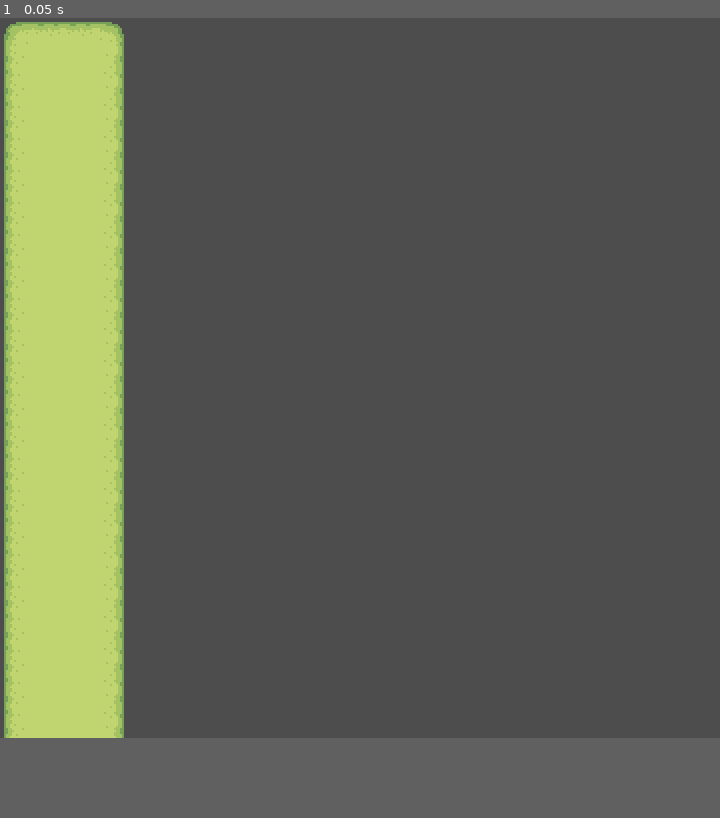
Above: before the commit, frame 1.
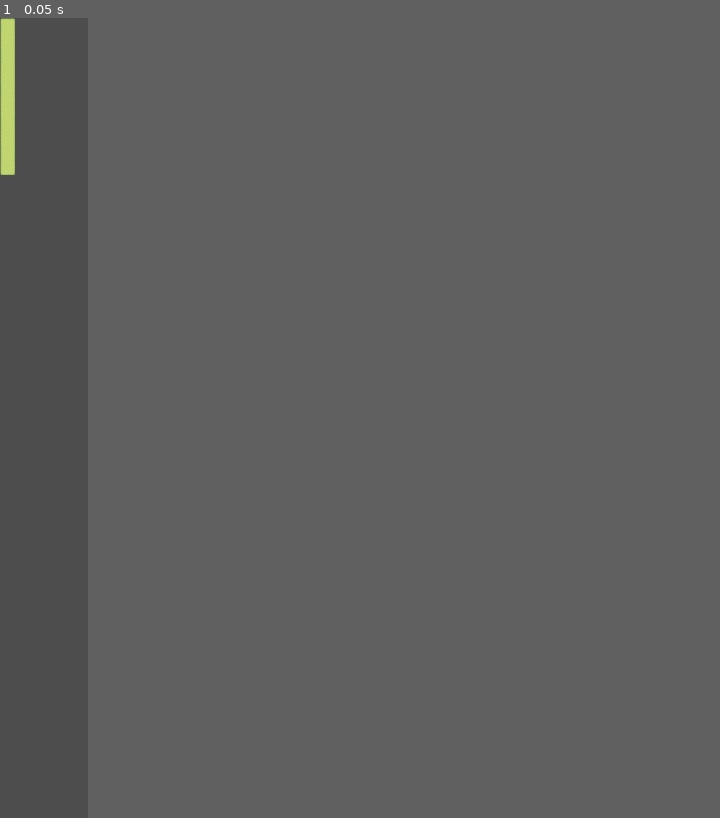
Above: after the commit, the same moment.

Repository: thiagoalgo/bordless-farm
Game: Godot game, scene res://node_2d.tscn
Same seed, same stepped clock (60 frames per second), same inputs: the game is played once before the commit and once after it.
Inputs:
- Up to frame 1 (0.05 s): no input
In our replay, the window is 720x720 before the commit and 88x800 after it. These sizes can differ from the game's own. Grey fills any space a smaller window leaves; there, only what the larger window draws over its background counts as a difference.

The runs differ from the first frame. In frame 1, 15% of the frame differs, in the area x 0-18%, y 0-90%.

Commit message:
Adjust window position for EAST side and add get_map_used_size
Window position calculation for the EAST side now accounts for tile rounding to better align with the screen edge. Added get_map_used_size() to compute the map's pixel size based on used tiles, and reordered map generation in _ready for correct initialization.

Diff:
--- a/node_2d.gd
+++ b/node_2d.gd
@@ -30,8 +30,8 @@
 	#### For Test
 	#win_side = GameWindowSide.SOUTH
 	#win_side = GameWindowSide.NORTH
-	#win_side = GameWindowSide.EAST
-	win_side = GameWindowSide.WEST
+	win_side = GameWindowSide.EAST
+	#win_side = GameWindowSide.WEST
 
 	win_margin_top = 0
 	win_margin_bottom = 70
@@ -43,9 +43,9 @@
 
 func _ready() -> void:
 	calc_win_size()
+	generate_map()
 	calc_win_pos()
 	create_window()
-	generate_map()
 
 
 func calc_win_size() -> void:
@@ -64,7 +64,10 @@
 		if win_side == GameWindowSide.WEST:
 			win_pos.x = 0
 		else:
-			win_pos.x = screen_size.x - win_size.x
+			# East
+			# Ajusta a posição para colar no lado, porque tem o arredondamento do tamanho da tela
+			# em relação ao tamanho da multiplicação dos tiles
+			win_pos.x = screen_size.x - win_size.x + (win_size.x - get_map_used_size().x)
 
 		win_pos.y = 0 + win_margin_top
 	else:
@@ -89,3 +92,15 @@
 		for y in range(rows):
 			var pos = Vector2i(x, y)
 			tilemap.set_cells_terrain_connect([pos], 0, 0)
+
+
+func get_map_used_size() -> Vector2:
+	var used_rect = tilemap.get_used_rect() # em coordenadas de tile
+	var cell_size = tilemap.tile_set.tile_size # tamanho de cada tile em pixels (Vector2i)
+
+	var pixel_size = Vector2(
+		used_rect.size.x * cell_size.x,
+		used_rect.size.y * cell_size.y
+	)
+
+	return pixel_size
